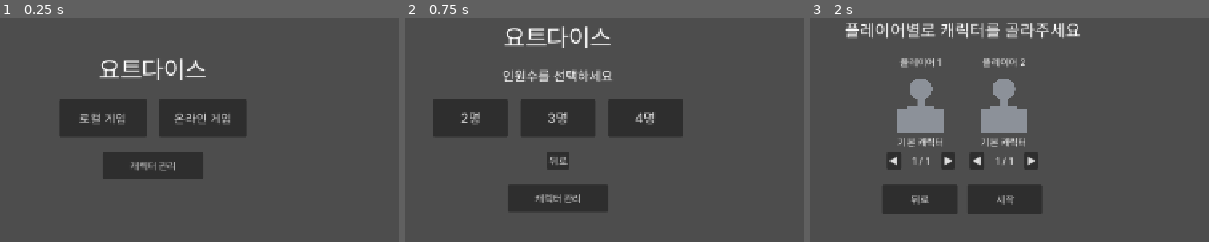
Above: before the commit, frames 1-3 (left to right).
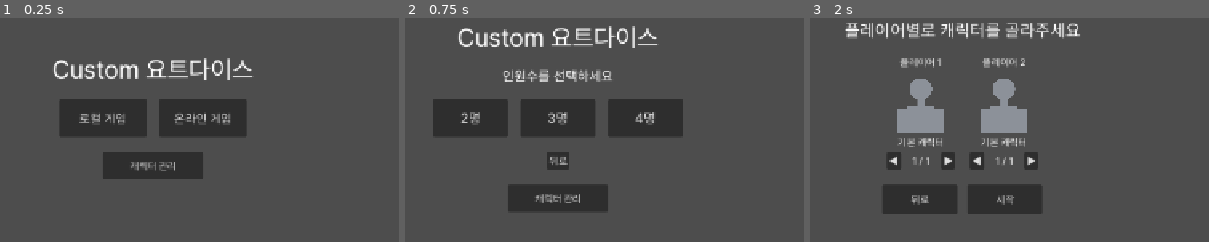
Above: after the commit, the same moments.

Repository: gyutaeng/yacht-dice
Game: Godot game, scene res://scenes/Main.tscn
The game is run twice, just before and just after one commit, with the same random seed, the same clock (stepped at 60 frames per second) and the same inputs. Sound files missing from this copy of the repository are replaced by a short silence.
Inputs:
- Up to frame 1 (0.25 s): no input
- Up to frame 2 (0.75 s): click "로컬 게임" at 0.5 s
- Up to frame 3 (2 s): click "2명" at 1.25 s
The pictures show only the part of the screen within x 31-81%, y 28-78%; the shares and areas given below are measured in that part.

The runs differ from the first frame. In frame 1, 2.2% of the frame differs, in the area x 13-64%, y 17-28%; in frame 2, 2.2%; in frame 3, nothing differs.

Commit message:
오버레이 정리 통합 + 재대전 화면 전환

Diff:
--- a/build_info.gd
+++ b/build_info.gd
@@ -6,7 +6,7 @@
 # 왜 필요한가: 웹 빌드를 여러 번 내보내면서 "지금 브라우저에 뜬 게 방금 만든
 # 새 빌드인지 예전 빌드인지" 구분이 안 돼 테스트가 제자리를 맴돌았다. 그래서
 # 게임이 시작될 때 이 값을 화면(브라우저 상단 배너)과 콘솔 양쪽에 찍는다.
-const BUILD_TIME := "2026-09-16 11:29"
+const BUILD_TIME := "2026-09-16 12:13"
 
 # 이 상수는 addons/build_stamp가 건드리지 않는다(정규식이 BUILD_TIME 줄만 골라
 # 바꾼다) - export를 다시 해도 아래 값이 그대로 유지된다.
--- a/scenes/Main.gd
+++ b/scenes/Main.gd
@@ -388,6 +388,17 @@
 	game_screen.visible = (screen == Screen.GAME)
 	online_screen.visible = (screen == Screen.ONLINE)
 
+	# 3번째 재대전 버그의 진짜 원인 - GameOverOverlay/ReconnectOverlay는
+	# 위 4개 화면과 달리 Screen enum 밖의 "루트에 뜨는 오버레이"라 여기서
+	# 안 건드리면 화면이 바뀌어도 계속 떠서 새 화면을 가린다([한 판 더]를
+	# 눌러도 CHARACTER_SELECT로 넘어가긴 했는데 GameOverOverlay가 그 위에
+	# 계속 떠 있어서 아무 반응이 없는 것처럼 보였다). 예전엔
+	# _return_to_title()이 이 둘을 개별적으로만 닫아서 [나가기]는 되고
+	# [한 판 더]는 안 됐다 - 화면이 바뀌는 모든 경로가 거치는 이 함수
+	# 하나로 통합해서 같은 종류의 구멍이 새 오버레이에서 또 생기지 않게 한다.
+	game_over_overlay.visible = false
+	reconnect_overlay.visible = false
+
 	# 온라인 로비(ONLINE)와 온라인 게임(GAME + my_player_index != -1) 양쪽
 	# 다 디버그 단축키 버튼을 숨긴다 - 온라인 화면에 "야추 강제" 버튼이
 	# 떠 있으면 안 된다(2-4에서 사용자가 지적). 분기는 이 한 곳뿐이다.
@@ -524,7 +535,6 @@
 	# 쓰이므로 깨끗한(비어있는) SessionStore.clear() 자체는 항상 안전하다.
 	SessionStore.clear()
 	_disconnect_online_client_signals()
-	reconnect_overlay.visible = false
 	leave_to_lobby_button.visible = false
 	_departed_player_indices.clear()
 
@@ -534,7 +544,8 @@
 	debug_hotkeys.game_state = null
 	VoiceBank.configure([])
 
-	game_over_overlay.visible = false
+	# game_over_overlay/reconnect_overlay는 _show_screen()이 화면 전환마다
+	# 항상 닫아준다(위 주석 참고) - 여기서 또 개별적으로 안 닫아도 된다.
 	_show_screen(Screen.START)
 
 
@@ -626,6 +637,22 @@
 		label.text = "연결 끊김 - 재접속 대기 중"
 		label.visible = true
 
+	# 2-6B 후속(3번째 재대전 버그, 사용자 지적) - 재대전 대기 중(게임은
+	# 이미 끝났고 아직 새 판이 시작되지 않은 상태)에 누가 나가면, 나는
+	# 아직 로비 화면으로 안 돌아갔으니 직접 돌려보내야 한다. "게임 종료
+	# 화면이 떠 있는지"(game_over_overlay.visible) 같은 화면 상태로
+	# 판단하면 나중에 화면 구성이 바뀔 때 조용히 틀린다 - 방금 그
+	# 오버레이가 정확히 그 문제였다. 대신 game_state.game_over(서버
+	# 스냅샷을 그대로 미러링한 실제 게임 데이터, UI 구성과 무관)로
+	# 판단한다: 게임이 끝난 뒤 아직 새 game_state로 안 바뀌었으면(즉
+	# _enter_game()이 새로 안 불렸으면) 나는 여전히 재대전 대기 중이라는
+	# 뜻이다. online_screen은 화면이 안 보이는 동안에도 같은 GameClient로
+	# player_joined/player_character 등을 계속 받고 있어서 참가자 목록이
+	# 항상 최신이므로, 화면만 보여주면 된다.
+	if reason == "timeout" or reason == "left":
+		if game_state != null and game_state.game_over:
+			_show_screen(Screen.ONLINE)
+
 
 func _on_online_player_reconnected(player_index: int) -> void:
 	if player_index < 0 or player_index >= connection_status_labels.size():
@@ -679,7 +706,6 @@
 	_debug_log_special_hand_subscribers()
 	_clear_dynamic_nodes()
 
-	game_over_overlay.visible = false
 	active_controller = controller
 	my_player_index = my_index
 	_show_screen(Screen.GAME)
--- a/scenes/Main.tscn
+++ b/scenes/Main.tscn
@@ -32,7 +32,7 @@
 [node name="TitleLabel" type="Label" parent="StartScreen/CenterContainer/VBox" unique_id=373646758]
 layout_mode = 2
 theme_override_font_sizes/font_size = 40
-text = "요트다이스"
+text = "Custom 요트다이스"
 horizontal_alignment = 1
 
 [node name="ModeChoiceRow" type="HBoxContainer" parent="StartScreen/CenterContainer/VBox" unique_id=222027532]
@@ -219,14 +219,14 @@
 text = "현재 턴: 플레이어 1"
 horizontal_alignment = 1
 
-[node name="TurnCountdownLabel" type="Label" parent="GameScreen/Margin/MainHBox/RightColumn"]
-visible = false
-layout_mode = 2
+[node name="TurnCountdownLabel" type="Label" parent="GameScreen/Margin/MainHBox/RightColumn" unique_id=949784184]
+visible = false
+layout_mode = 2
+theme_override_colors/font_color = Color(1, 0.8, 0.4, 1)
 theme_override_font_sizes/font_size = 14
-theme_override_colors/font_color = Color(1, 0.8, 0.4, 1)
-horizontal_alignment = 1
-
-[node name="LeaveToLobbyButton" type="Button" parent="GameScreen/Margin/MainHBox/RightColumn"]
+horizontal_alignment = 1
+
+[node name="LeaveToLobbyButton" type="Button" parent="GameScreen/Margin/MainHBox/RightColumn" unique_id=1711356578]
 visible = false
 layout_mode = 2
 text = "로비로 나가기"
@@ -302,7 +302,7 @@
 disabled = true
 text = "점수 확정"
 
-[node name="QuickProgressButton" type="Button" parent="GameScreen/Margin/MainHBox/RightColumn/DiceAndControls/ButtonsRow"]
+[node name="QuickProgressButton" type="Button" parent="GameScreen/Margin/MainHBox/RightColumn/DiceAndControls/ButtonsRow" unique_id=1597296165]
 visible = false
 custom_minimum_size = Vector2(120, 40)
 layout_mode = 2
@@ -369,7 +369,7 @@
 horizontal_alignment = 1
 autowrap_mode = 2
 
-[node name="GameOverResultsList" type="VBoxContainer" parent="GameOverOverlay/CenterContainer/Panel/VBox"]
+[node name="GameOverResultsList" type="VBoxContainer" parent="GameOverOverlay/CenterContainer/Panel/VBox" unique_id=1766389033]
 layout_mode = 2
 theme_override_constants/separation = 8
 
@@ -396,35 +396,36 @@
 dialog_text = "정말 그만두시겠습니까? 지금까지의 진행 상황은 사라집니다."
 cancel_button_text = "취소"
 
-[node name="ReconnectOverlay" type="Control" parent="."]
+[node name="ReconnectOverlay" type="Control" parent="." unique_id=1936679384]
 visible = false
 anchors_preset = 0
 anchor_right = 1.0
 mouse_filter = 2
 
-[node name="Banner" type="PanelContainer" parent="ReconnectOverlay"]
+[node name="Banner" type="PanelContainer" parent="ReconnectOverlay" unique_id=1358138999]
 layout_mode = 1
 anchors_preset = 10
 anchor_right = 1.0
 offset_bottom = 44.0
+grow_horizontal = 2
 mouse_filter = 1
 
-[node name="HBox" type="HBoxContainer" parent="ReconnectOverlay/Banner"]
+[node name="HBox" type="HBoxContainer" parent="ReconnectOverlay/Banner" unique_id=438513831]
 layout_mode = 2
 theme_override_constants/separation = 16
 alignment = 1
 
-[node name="StatusLabel" type="Label" parent="ReconnectOverlay/Banner/HBox"]
+[node name="StatusLabel" type="Label" parent="ReconnectOverlay/Banner/HBox" unique_id=1098779102]
 layout_mode = 2
 theme_override_font_sizes/font_size = 14
 text = "연결이 끊어졌습니다. 재접속 시도 중..."
 
-[node name="OverlayLeaveButton" type="Button" parent="ReconnectOverlay/Banner/HBox"]
+[node name="OverlayLeaveButton" type="Button" parent="ReconnectOverlay/Banner/HBox" unique_id=1370515780]
 visible = false
 layout_mode = 2
 text = "로비로 나가기"
 
-[node name="SessionResumeDialog" type="ConfirmationDialog" parent="."]
+[node name="SessionResumeDialog" type="ConfirmationDialog" parent="." unique_id=1161480983]
 title = "이전 게임"
 initial_position = 1
 ok_button_text = "돌아가기"
--- a/scenes/online/online_screen.gd
+++ b/scenes/online/online_screen.gd
@@ -201,6 +201,10 @@
 	set_my_profile(profile)
 	_client.select_character(_my_character_meta())
 	_client.set_ready(true)
+	# 3번째 재대전 버그 조사(사용자 요청) - [한 판 더] 확정이 실제로
+	# select_character/ready를 서버로 보내는지 확인용 진단.
+	if BuildInfo.DEBUG_MODE:
+		print("[클라] 한 판 더 확정 - select_character + ready(true) 전송함")
 
 
 ## 2-6B - 재대전 대기 카운트다운(kind="rematch")만 로비 상태 문구에
--- a/scripts/tests/suites/test_game_over_ui.gd
+++ b/scripts/tests/suites/test_game_over_ui.gd
@@ -86,6 +86,59 @@
 	r.expect_eq("온라인 첫 버튼은 한 판 더", online_buttons[0].text, "한 판 더")
 	r.expect_eq("온라인 둘째 버튼은 나가기", online_buttons[1].text, "나가기")
 
+	# --- 3번째 재대전 버그 회귀(사용자 요청 - "테스트가 UI를 지나가게") ---
+	# get_game_over_actions()의 액션 id를 _on_game_over_action_pressed()에
+	# 직접 먹여서, 실제로 화면이 바뀌고 game_over_overlay가 닫히는지까지
+	# 확인한다. "leave"는 게임 상태를 완전히 정리하므로 항상 마지막에 돌린다.
+	main.active_controller = online_controller
+	main.game_over_overlay.visible = true
+	main._on_game_over_action_pressed("rematch")
+	r.expect_true("rematch 액션 - GameOverOverlay가 닫힘", not main.game_over_overlay.visible)
+	r.expect_true("rematch 액션 - 캐릭터 선택 화면으로 전환됨", main.character_select_screen.visible)
+	r.expect_true("rematch 액션 - 게임 화면은 가려짐", not main.game_screen.visible)
+
+	# --- "화면 상태 대신 방 상태로 판단"(사용자 요청) ---
+	# _on_online_player_left()가 game_over_overlay.visible 같은 화면
+	# 상태가 아니라 game_state.game_over(서버 스냅샷을 미러링한 실제 게임
+	# 데이터)로 판단하는지 확인한다. 재대전 대기 중(game_over=true)에
+	# 누가 나가면 온라인 로비로 돌려보내고, 게임이 아직 진행 중이면
+	# (game_over=false, 기존 2-6 시나리오) 화면을 안 바꾼다.
+	# game_state는 아직 살아있다(restart/leave 전이라 안 지워짐).
+	main.game_state.game_over = true
+	main._show_screen(2)  # GAME - 재대전 대기 화면(게임 화면 위 오버레이) 상태를 재현.
+	main._on_online_player_left(1, "left")
+	r.expect_true("재대전 대기 중 이탈 - 온라인 로비 화면으로 전환됨", main.online_screen.visible)
+
+	main.game_state.game_over = false
+	main._show_screen(2)  # GAME
+	main._on_online_player_left(2, "left")
+	r.expect_true("게임 진행 중 이탈(기존 2-6) - 화면은 그대로 GAME", main.game_screen.visible)
+	r.expect_true("게임 진행 중 이탈 - 로비로 튕기지 않음", not main.online_screen.visible)
+
+	main.game_over_overlay.visible = true
+	main._on_game_over_action_pressed("restart")
+	r.expect_true("restart 액션 - GameOverOverlay가 닫힘", not main.game_over_overlay.visible)
+	r.expect_true("restart 액션 - 게임 화면으로 전환됨", main.game_screen.visible)
+
+	main.game_over_overlay.visible = true
+	main._on_game_over_action_pressed("leave")
+	r.expect_true("leave 액션 - GameOverOverlay가 닫힘", not main.game_over_overlay.visible)
+	r.expect_true("leave 액션 - 시작 화면으로 전환됨", main.start_screen.visible)
+
+	# --- 불변식(사용자 요청) ---
+	# "_show_screen()을 어떤 화면으로 부르든, 호출 후에는 game_over_overlay가
+	# 닫혀 있다"를 네 화면 전부에 대해 확인한다. reconnect_overlay도 같은
+	# 종류의 구멍이라 같이 검사한다(3번째 재대전 버그 조사에서 함께 발견).
+	# 나중에 화면 구성이 하나 늘어도 이 테스트가 자동으로 잡아준다.
+	# Screen enum 순서(Main.gd - class_name이 없어 정수로 씀):
+	# START=0, CHARACTER_SELECT=1, GAME=2, ONLINE=3.
+	for screen_id in [0, 1, 2, 3]:
+		main.game_over_overlay.visible = true
+		main.reconnect_overlay.visible = true
+		main._show_screen(screen_id)
+		r.expect_true("_show_screen(%d) 후 game_over_overlay 닫힘" % screen_id, not main.game_over_overlay.visible)
+		r.expect_true("_show_screen(%d) 후 reconnect_overlay 닫힘" % screen_id, not main.reconnect_overlay.visible)
+
 	_cleanup(main, [thumb_profile, plain_profile])
 
 
--- a/server_main.gd
+++ b/server_main.gd
@@ -398,6 +398,11 @@
 	room.slots[slot_index]["meta"] = safe_meta
 	_broadcast_room(room, NetProtocol.MSG_PLAYER_CHARACTER, {"player_index": slot_index, "meta": safe_meta})
 
+	# 3번째 재대전 버그 조사(사용자 요청) - [한 판 더] 확정이 실제로 서버에
+	# 도착하는지 눈으로 확인하기 위한 진단. DEBUG_MODE에 묶어서 배포에는 안 남는다.
+	if BuildInfo.DEBUG_MODE and room.state == Room.State.REMATCHING:
+		print("[서버] 방 %s: 재대전 대기 중 슬롯 %d 캐릭터 갱신 수신(pack_hash=%s)" % [room.code, slot_index, ("있음" if pack_hash != "" else "없음")])
+
 
 func _is_valid_pack_hash(value: String) -> bool:
 	if value.is_empty():
@@ -429,6 +434,19 @@
 
 	var slot_index := room.find_slot_by_peer(sender_id)
 	room.slots[slot_index]["ready"] = ready_value
+
+	# 3번째 재대전 버그 조사(사용자 요청) - [한 판 더]를 눌렀을 때 실제로
+	# 서버까지 ready 메시지가 오는지 확인용. DEBUG_MODE에 묶어서 배포에는 안 남는다.
+	if BuildInfo.DEBUG_MODE and room.state == Room.State.REMATCHING:
+		var ready_count := 0
+		var occupied_count := 0
+		for slot in room.slots:
+			if slot != null:
+				occupied_count += 1
+				if slot["ready"]:
+					ready_count += 1
+		print("[서버] 방 %s: 재대전 준비 수신 - 슬롯 %d ready=%s (준비 %d/%d)" % [room.code, slot_index, ready_value, ready_count, occupied_count])
+
 	_broadcast_room(room, NetProtocol.MSG_PLAYER_READY_CHANGED, {"player_index": slot_index, "ready": ready_value})
 
 	_maybe_start_game(room)
@@ -486,6 +504,8 @@
 	if not room.accepts_lobby_actions() or not room.all_ready():
 		return
 	if room.state == Room.State.REMATCHING:
+		if BuildInfo.DEBUG_MODE:
+			print("[서버] 방 %s: 재대전 전원 준비 완료 - 전송 단계로 진입" % room.code)
 		room.clear_rematch_deadline()
 	_begin_transferring(room)
 
Not shown, changed: CLAUDE.md
Not shown, added: docs/character_guide.md
Not shown, changed: docs/multiplayer.md
